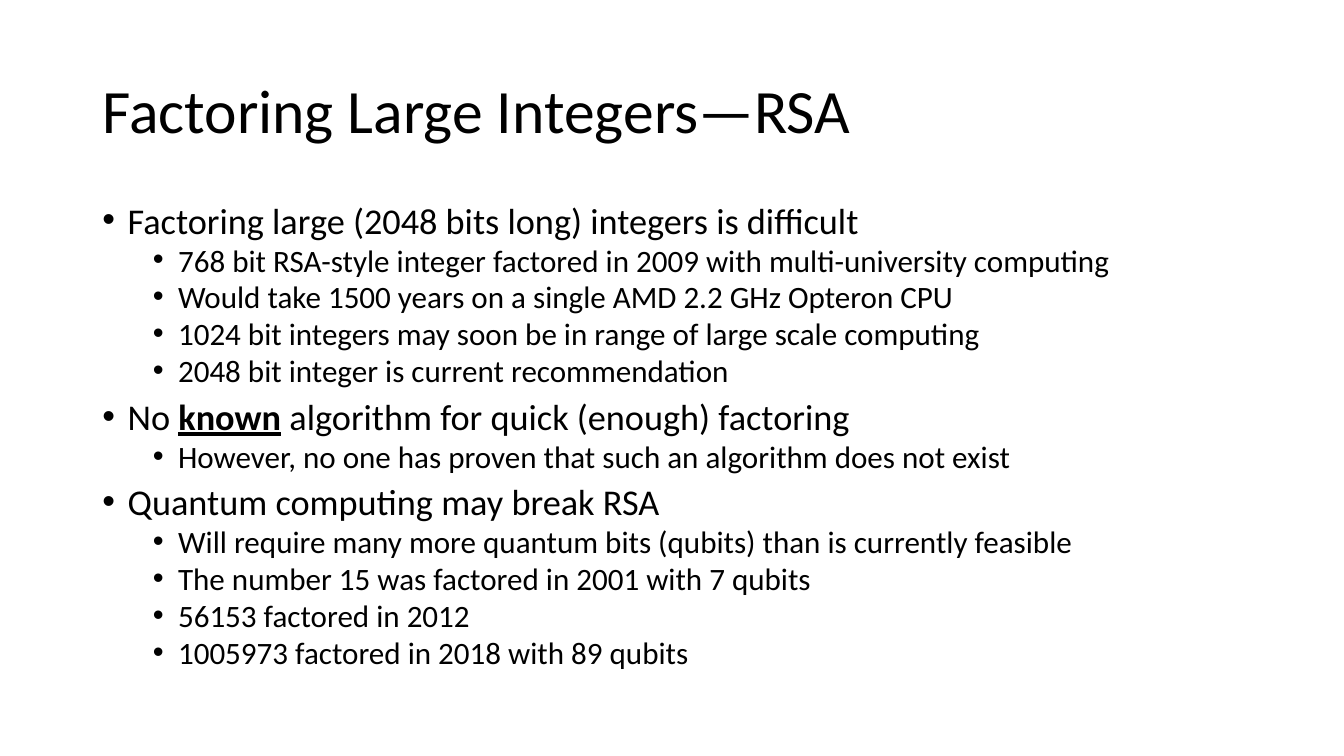
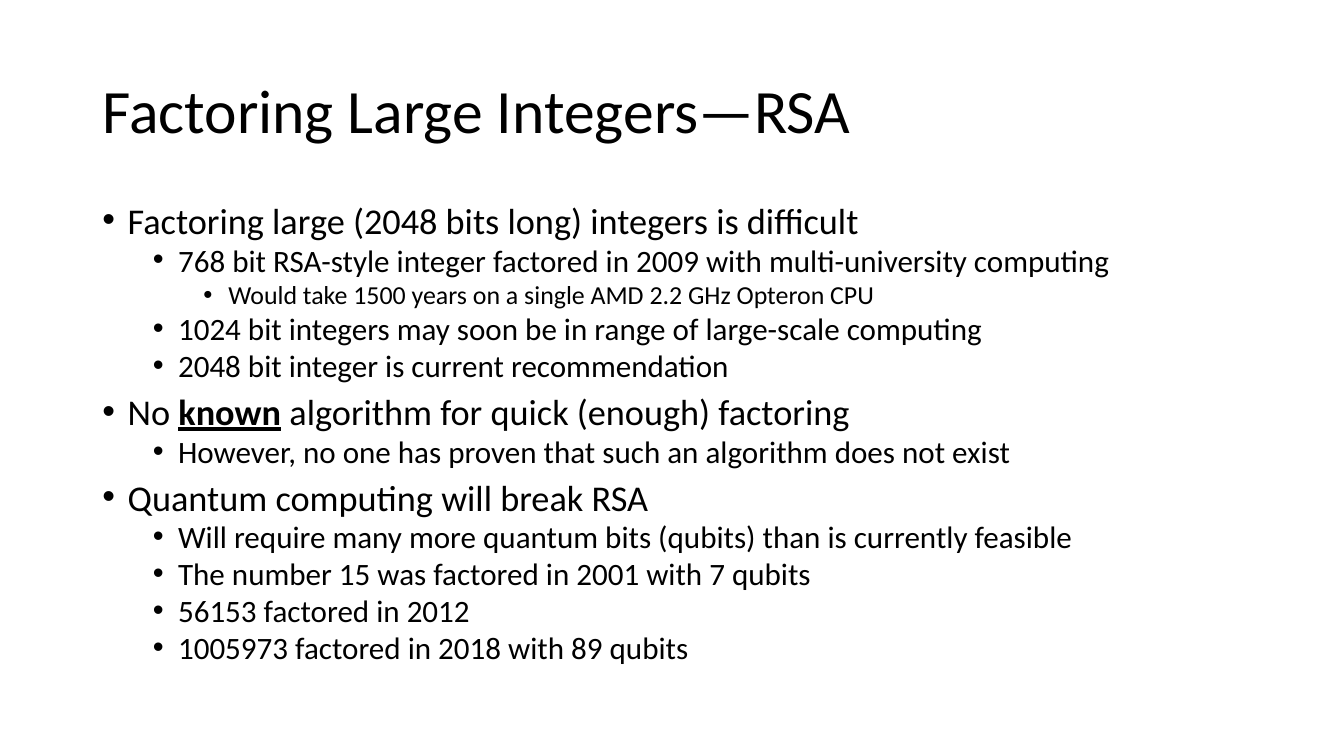
Before and after one commit to john-r2/CyberSec-Modules, a slide deck: slide 7 of 5.Crypto/Cryptology4-Public-Key-Intro-RSA.pptx. Drawn at 1344x756 pixels with LibreOffice and Linux fonts; fonts in the diff are those of the drawing. Boxes give left, top, right and bottom in pixels: in the first picture for what was removed or moved away, otherwise in the second. Text is boxed around its words. In the diff, an @@ line names an element or a change of style, - is before the commit and + after.

```diff
--- a/5.Crypto/Cryptology4-Public-Key-Intro-RSA.pptx
+++ b/5.Crypto/Cryptology4-Public-Key-Intro-RSA.pptx
@@ text at [228, 286, 874, 309]: size 22.2 to 18.5 pt in "Would take 1500 years on a single ..."; list level 2 to 3 in "Would take 1500 years on ..." @@
@@ text at [178, 318, 982, 346]: text changed @@
-  • 1024 bit integers may soon be in range of large scale computing
+  • 1024 bit integers may soon be in range of large-scale computing
@@ text at [128, 485, 649, 518]: text changed @@
-• Quantum computing may break RSA
+• Quantum computing will break RSA
```
Also in this commit, not shown: 4 other slides changed, 32 other files.
